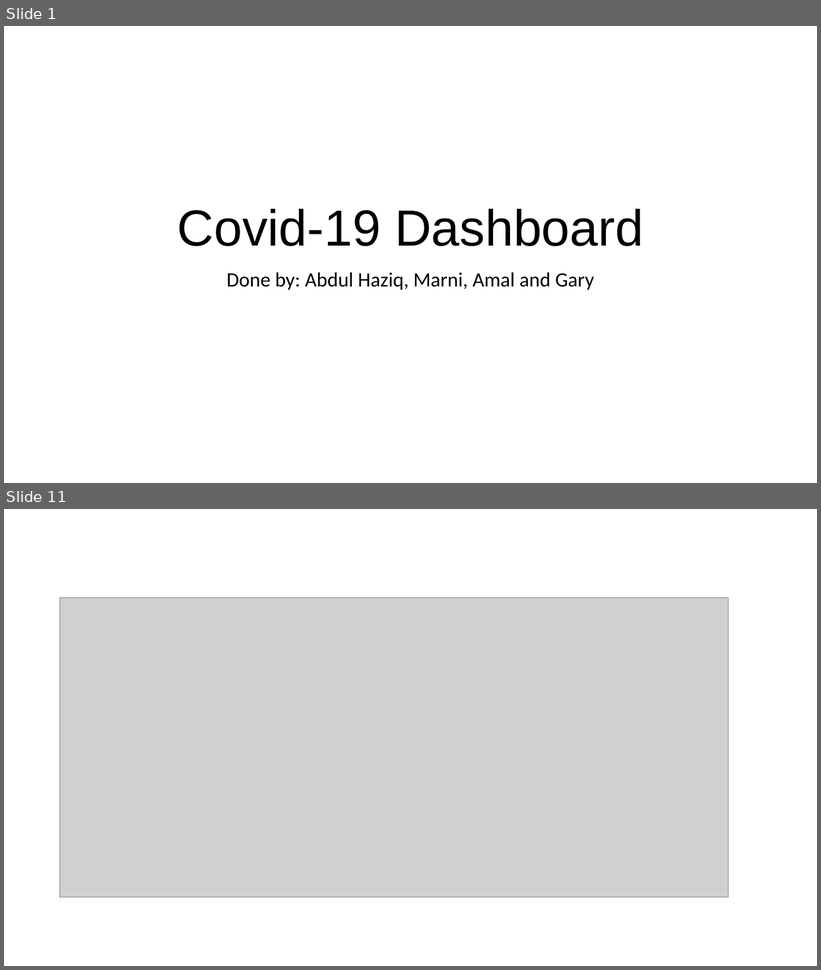
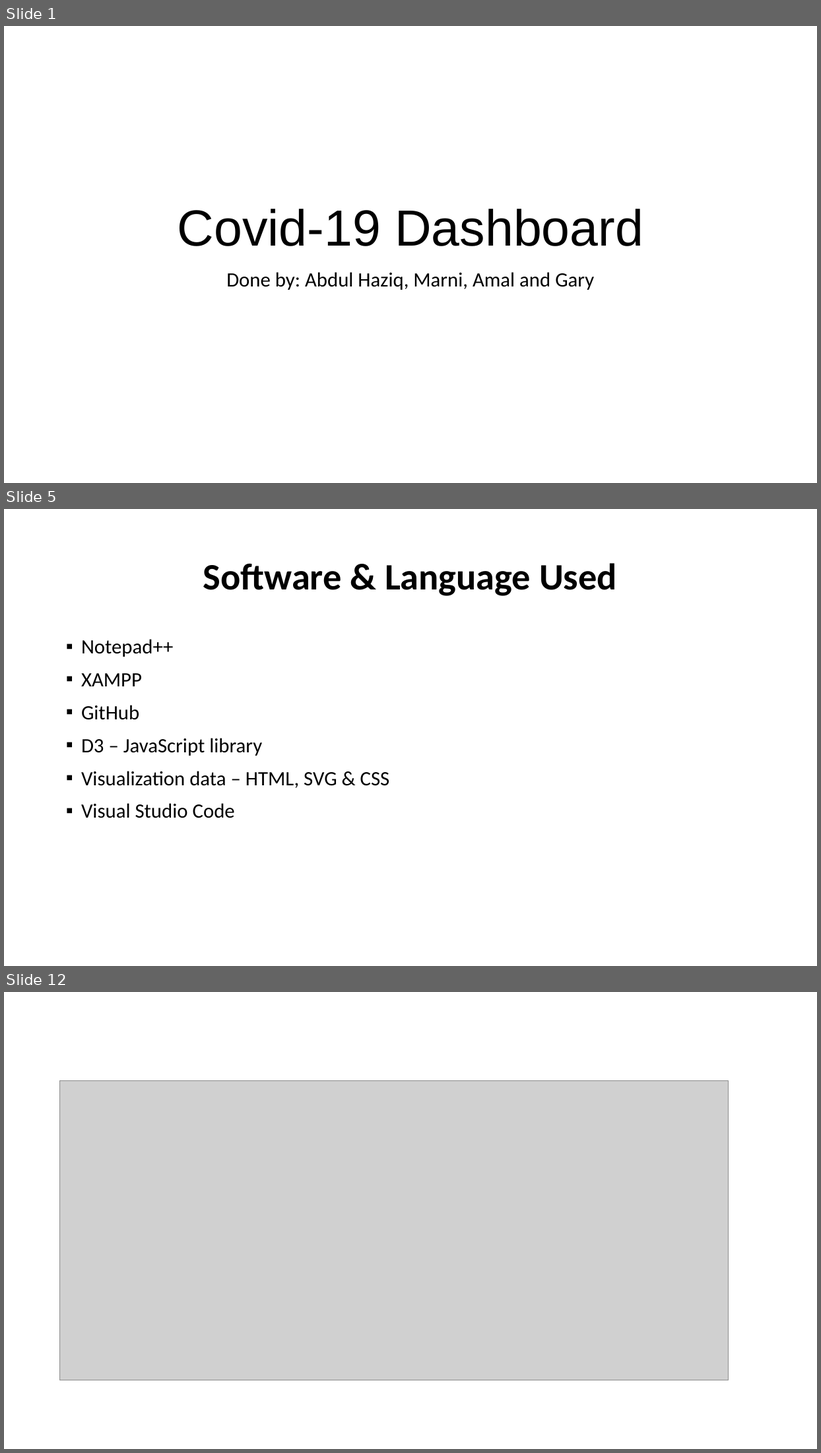
Before and after one commit to haziqqbaharin/CI5305-Project, a slide deck: Covid-19 Dashboard.pptx. Shown one above the other, each under a label of ours: slides 1 and 11 before the commit, slides 1, 5 and 12 after it; the slides between them are not shown. The pictures are 821x970 and 821x1453 pixels, drawn with LibreOffice and Linux fonts; fonts in the diff are those of the drawing; grey boxes stand for pictures. Boxes give left, top, right and bottom in pixels: in the first picture for what was removed or moved away, otherwise in the second. Text is boxed around its words. In the diff, an @@ line names an element or a change of style, - is before the commit and + after.

```diff
--- a/Covid-19 Dashboard.pptx
+++ b/Covid-19 Dashboard.pptx
@@ slide 5 added at [4, 509, 817, 966], background #FFFFFF @@
@@ title added at [203, 563, 617, 596], 44 pt, text #000000, bold @@
+Software & Language Used
@@ text added at [81, 639, 390, 819], 24 pt, text #000000 @@
+▪ Notepad++
+▪ XAMPP
+▪ GitHub
+▪ D3 – JavaScript library
+▪ Visualization data – HTML, SVG & CSS
+▪ Visual Studio Code
@@ what was slide 11 is now slide 12 @@
```
Also in this commit, not shown: 13 slides changed, 1 other slide added, 3 slides removed, 1 other file.
